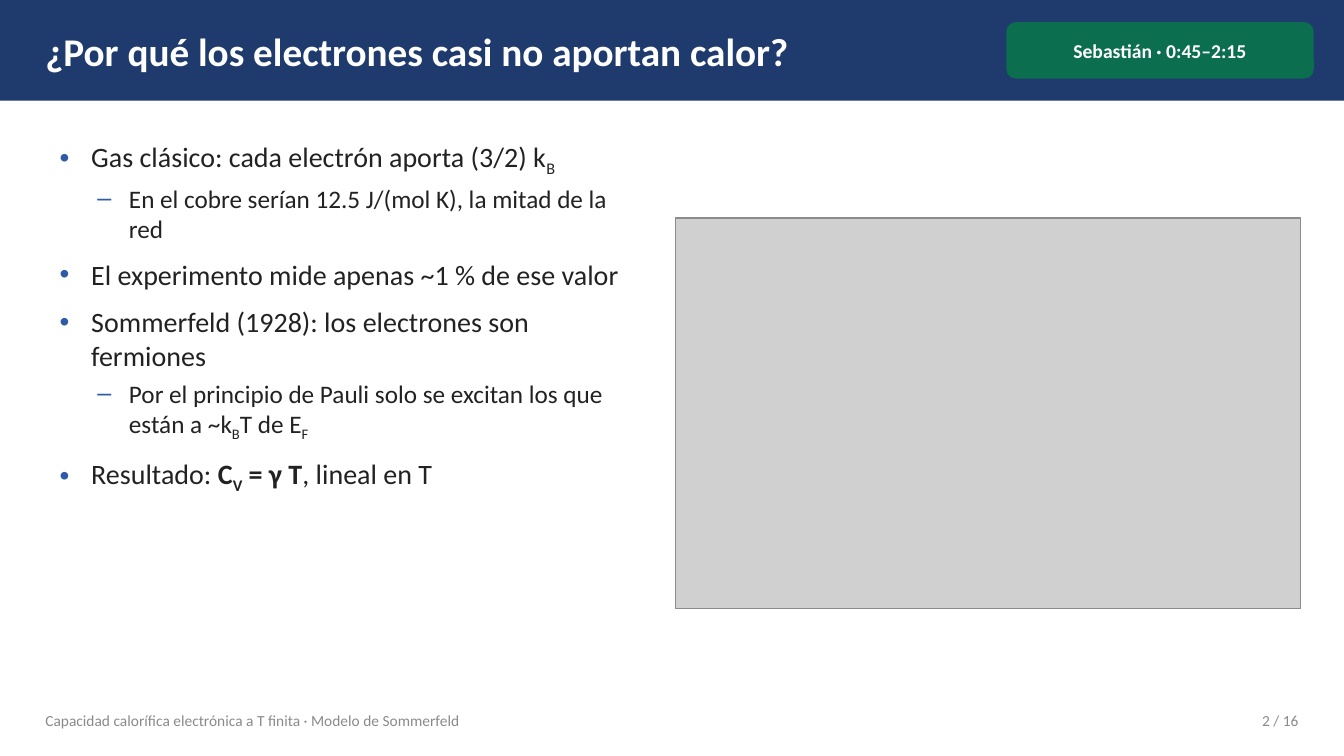
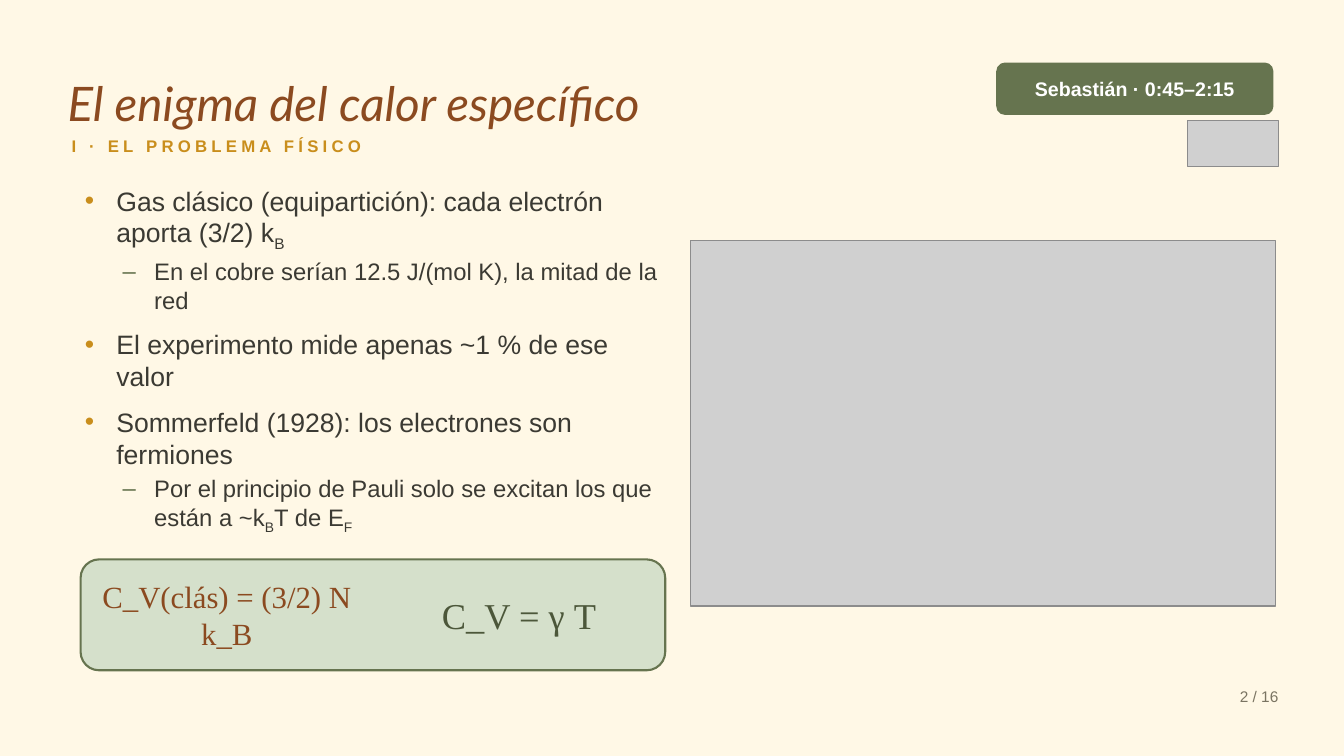
Before and after one commit to SolecitoPunk/capacidad_calorifica, a slide deck: slide 2 of presentacion/presentacion_sommerfeld.pptx. Drawn at 1344x756 pixels with LibreOffice and Linux fonts; fonts in the diff are those of the drawing; grey boxes stand for pictures; background and template pictures are left out. Boxes give left, top, right and bottom in pixels: in the first picture for what was removed or moved away, otherwise in the second. Text is boxed around its words. In the diff, an @@ line names an element or a change of style, - is before the commit and + after.

```diff
--- a/presentacion/presentacion_sommerfeld.pptx
+++ b/presentacion/presentacion_sommerfeld.pptx
@@ background #FFFFFF to picture (left out) @@
@@ rectangle removed at [0, 0, 1344, 101] @@
@@ text added at [68, 86, 639, 130], 34 pt, text #8B4A20, italic @@
+El enigma del calor específico
@@ rounded rectangle "Sebastián · 0:45–2:15": place and size @@
-rounded rectangle "Sebastián · 0:45–2:15" at [1006, 22, 1314, 79]
+rounded rectangle "Sebastián · 0:45–2:15" at [996, 63, 1273, 115]
@@ rounded rectangle "Sebastián · 0:45–2:15" at [996, 63, 1273, 115]: font Calibri to Arial; fill #0B6E4F to #66744F @@
@@ text "I · EL PROBLEMA FÍSICO" at [72, 139, 361, 152]: vertical alignment middle to top @@
@@ text at [72, 139, 361, 152]: text changed; size 28 to 12 pt; font Calibri to Arial; text colour #FFFFFF to #C98E1C @@
-¿Por qué los electrones casi no aportan calor?
+I · EL PROBLEMA FÍSICO
@@ picture added at [1188, 121, 1278, 166] @@
@@ text "Gas clásico (equipartición): cada electrón ...": place and size @@
-text "Gas clásico (equipartición): cada electrón ..." at [91, 146, 619, 489]
+text "Gas clásico (equipartición): cada electrón ..." at [116, 191, 658, 527]
@@ text at [116, 191, 603, 248]: text changed; size 20 to 19 pt; font Calibri to Arial; text colour #222222 to #3B3A33 @@
-• Gas clásico: cada electrón aporta (3/2) kB
+• Gas clásico (equipartición): cada electrón aporta (3/2) kB
@@ text at [116, 262, 658, 527]: size 18 to 17 pt in "En el cobre serían 12.5 J/(mol K), ...", "Por el principio de Pauli solo se ..."; font Calibri to Arial, text colour #222222 to #3B3A33 in "En el cobre serían 12.5 J/(mol K), ...", "El experimento mide apenas ~1 % de ...", "Sommerfeld (1928): los electrones son fermiones", "Por el principio de Pauli solo se ..."; size 20 to 19 pt in "El experimento mide apenas ~1 % de ...", "Sommerfeld (1928): los electrones son fermiones"; less space between paragraphs; bullet colour #2E5AA8 to #66744F; bullet colour #2E5AA8 to #C98E1C @@
@@ picture: place and size @@
-picture at [676, 218, 1301, 609]
+picture at [691, 241, 1275, 606]
@@ text at [91, 464, 432, 489]: paragraph removed @@
-• Resultado: CV = γ T, lineal en T
@@ rounded rectangle added at [81, 560, 665, 670], fill #D5E0CB, outline #66744F 1.5 pt @@
@@ text added at [102, 586, 351, 649], 22 pt, text #8B4A20 @@
+C_V(clás) = (3/2) N k_B
@@ text added at [442, 605, 596, 636], 26 pt, text #4C573A @@
+C_V = γ T
@@ text "2 / 16": place and size @@
-text "2 / 16" at [1262, 715, 1299, 726]
+text "2 / 16" at [1240, 691, 1278, 702]
@@ text "2 / 16" at [1240, 691, 1278, 702]: font Calibri to Arial, text colour #8A8A8A to #7A7462 @@
@@ text removed at [45, 715, 460, 729] @@
-Capacidad calorífica electrónica a T finita · Modelo de Sommerfeld
```
Also in this commit, not shown: 15 other slides changed, 19 other files.
